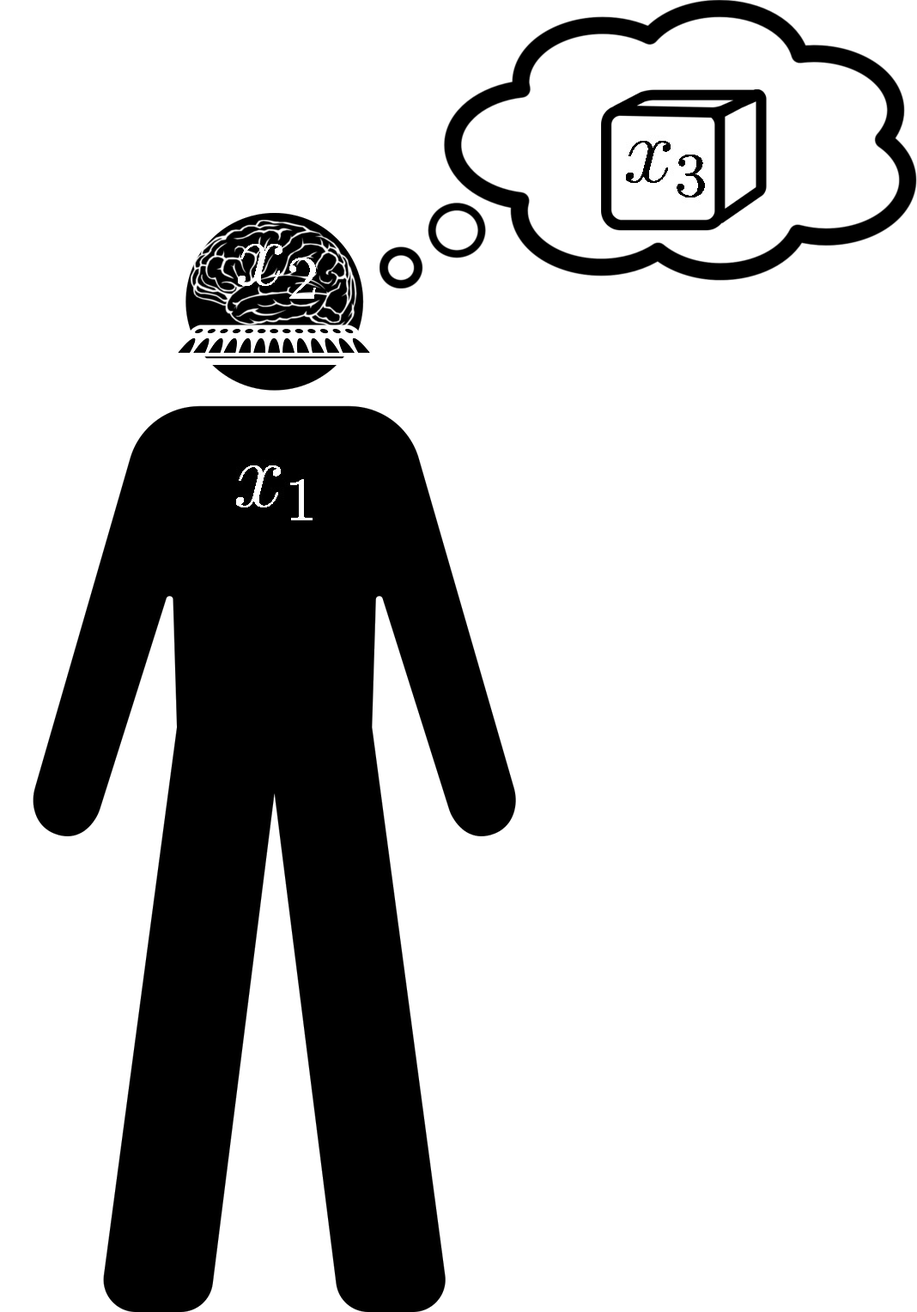
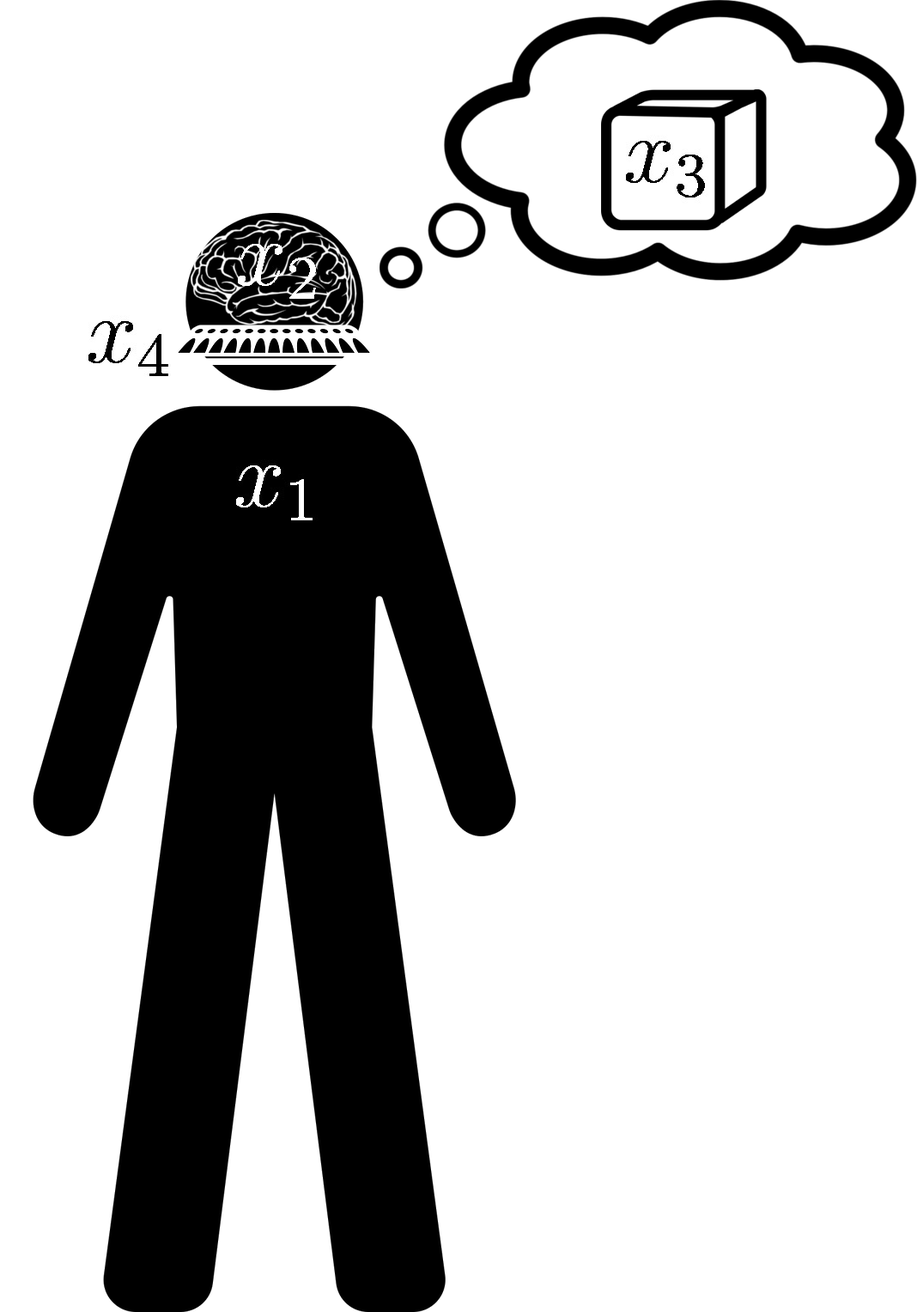
Revision of a layered w=917, h=1312 image; what changed, layer by layer:
painted on "x4.png" over [left=88, top=315, right=171, bottom=377]
